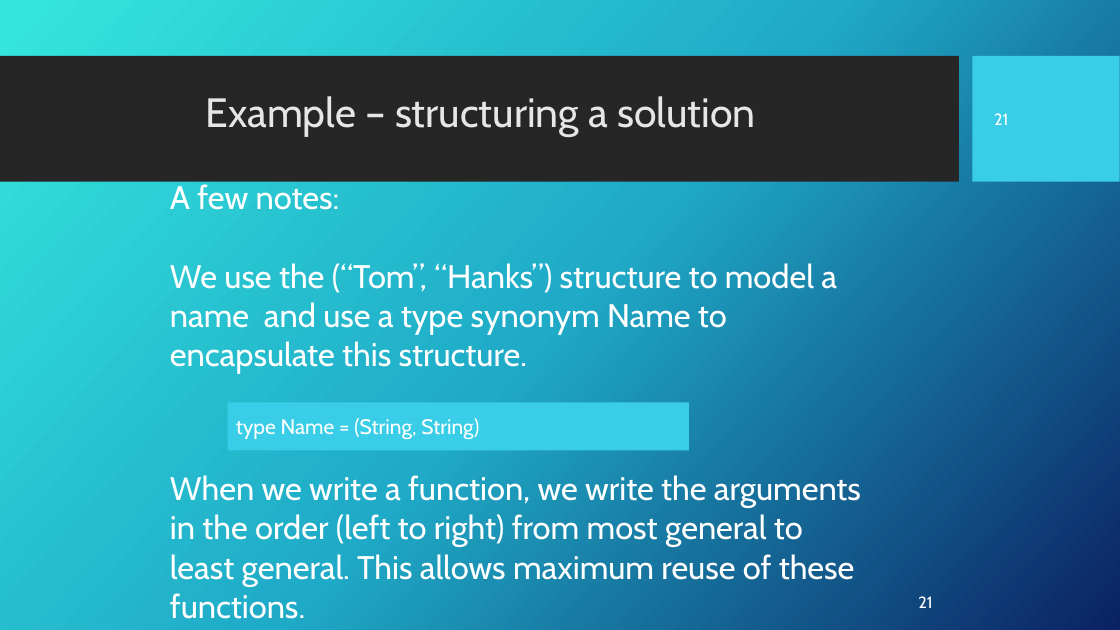
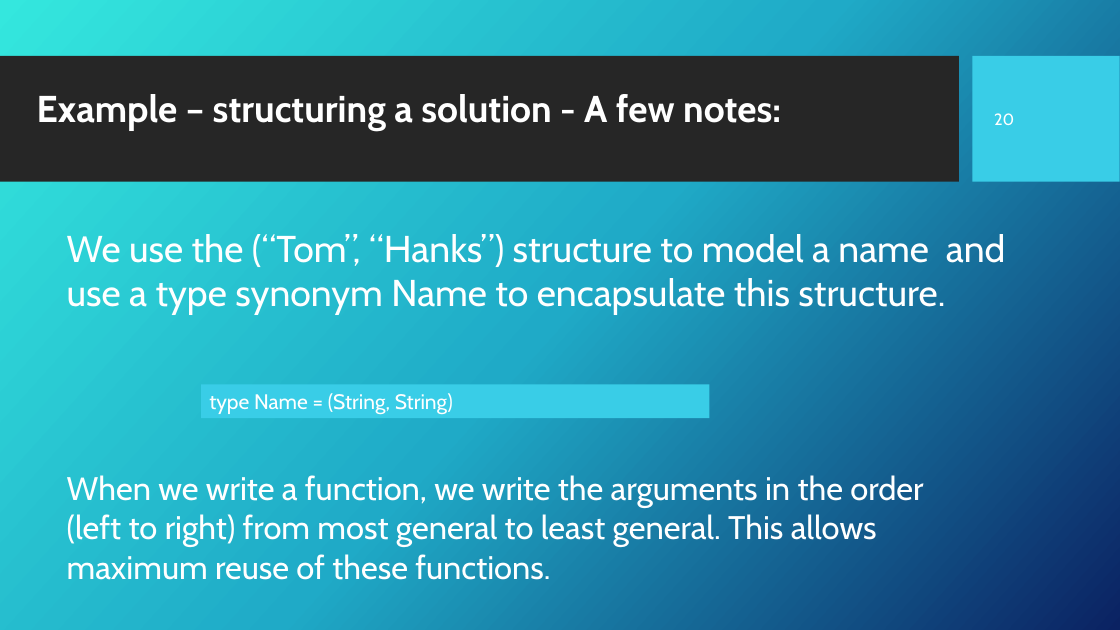
Before and after one commit to Fun-Prog-26/fun-prog-26, a slide deck: slide 21 of topic04-functions-and-lambda-calculus/unit-04a-lectures/wip/talk-3/c-first-class.pptx (slide 22 before the commit). Drawn at 1120x630 pixels with LibreOffice and Linux fonts; fonts in the diff are those of the drawing; background and template pictures are left out. Boxes give left, top, right and bottom in pixels: in the first picture for what was removed or moved away, otherwise in the second. Text is boxed around its words. In the diff, an @@ line names an element or a change of style, - is before the commit and + after.

```diff
--- a/topic04-functions-and-lambda-calculus/unit-04a-lectures/wip/talk-3/c-first-class.pptx
+++ b/topic04-functions-and-lambda-calculus/unit-04a-lectures/wip/talk-3/c-first-class.pptx
@@ text at <box>37,94,781,130</box>: text changed; size 35.1 to 32 pt; text colour #E7E6E6 to #FFFFFF; bold on @@
-Example – structuring a solution
+Example – structuring a solution - A few notes:
@@ page number at <box>994,113,1014,125</box>: text changed @@
-21
+20
@@ text at <box>170,184,340,210</box>: paragraph removed @@
-A few notes:
@@ text "We use the (“Tom”, “Hanks”) ...": place and size @@
-text "We use the (“Tom”, “Hanks”) ..." at <box>170,184,837,374</box>
+text "We use the (“Tom”, “Hanks”) ..." at <box>67,234,1006,315</box>
@@ text "We use the (“Tom”, “Hanks”) ..." at <box>67,234,1006,315</box>: size 28 to 32 pt @@
@@ rectangle "type Name = (String, String)": place and size @@
-rectangle "type Name = (String, String)" at <box>228,402,689,450</box>
+rectangle "type Name = (String, String)" at <box>201,385,709,418</box>
@@ text "When we write a function, ..." rewrapped from <box>170,475,861,619</box> to <box>67,475,923,580</box> @@
@@ page number removed at <box>918,596,932,608</box> @@
-21
```
Also in this commit, not shown: 26 other slides changed, 1 slide removed, 11 other files.
